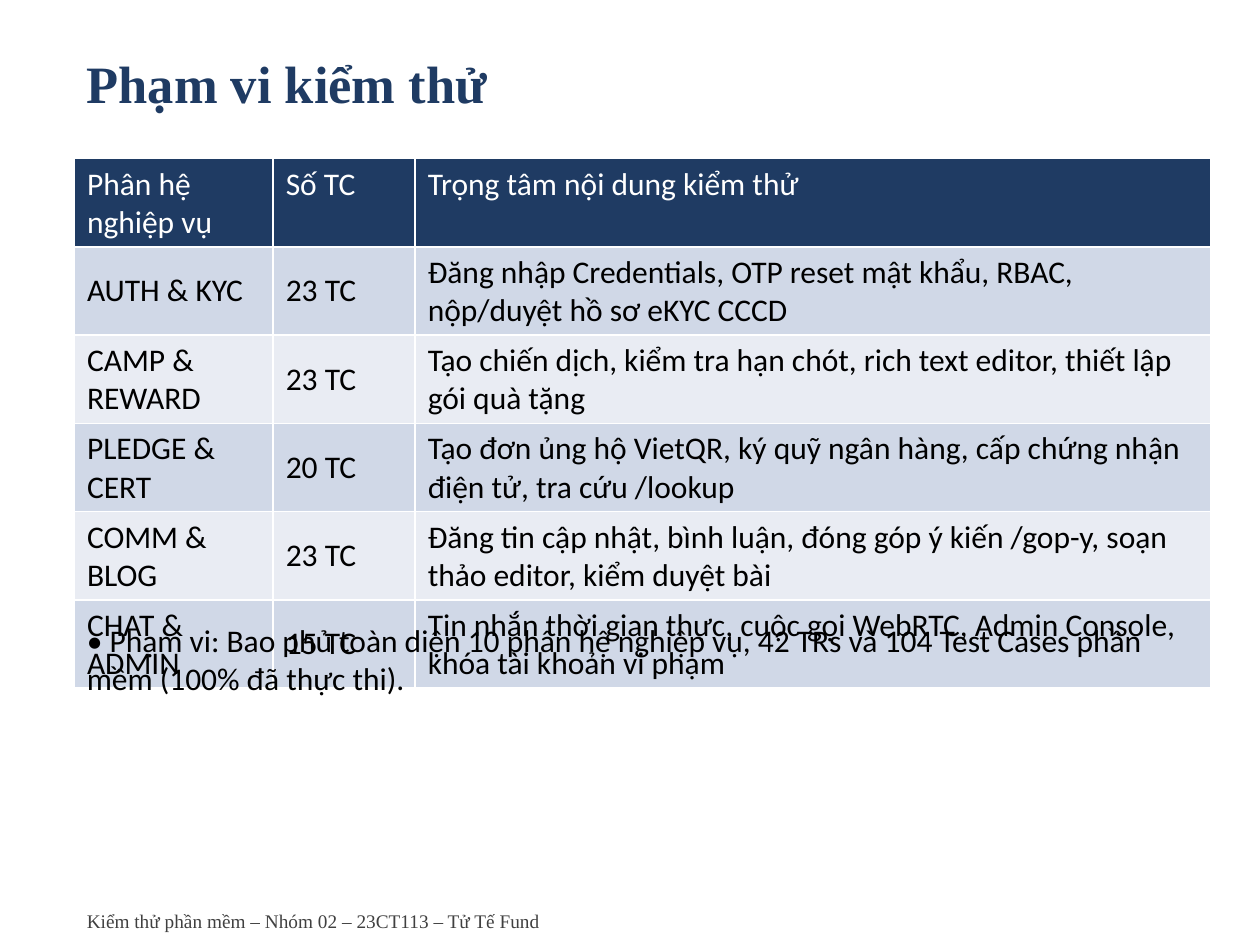
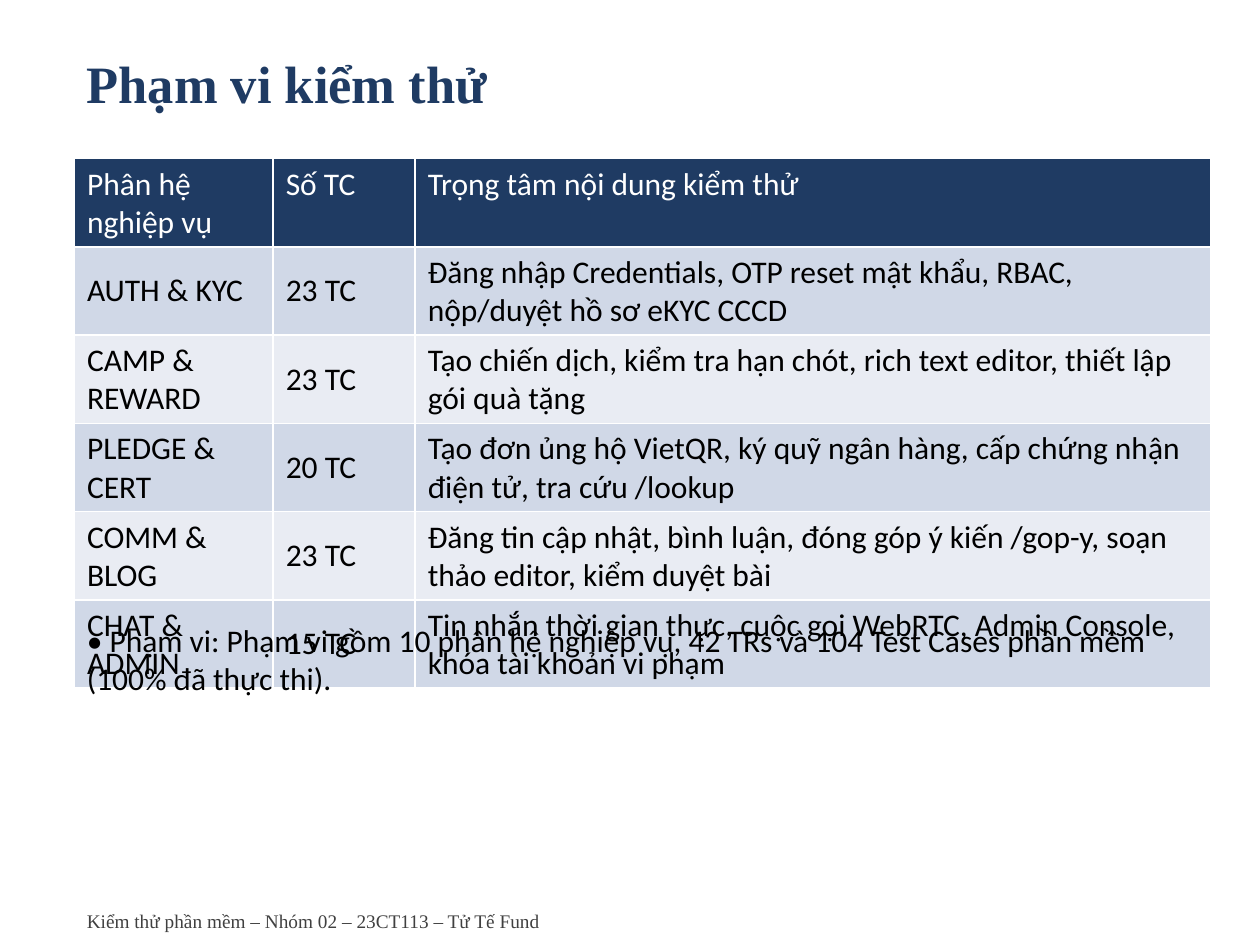
Before and after one commit to Escanor292/test, a slide deck: slide 4 of 23CT113_Nhom02_NenTangCrowdfunding(TuTeFund)/Word+ppt Báo Cáo/Ppt Báo cáo Nhóm 2 - 23CT113.pptx. Drawn at 1260x945 pixels with LibreOffice and Linux fonts; fonts in the diff are those of the drawing. Boxes give left, top, right and bottom in pixels: in the first picture for what was removed or moved away, otherwise in the second. Text is boxed around its words. In the diff, an @@ line names an element or a change of style, - is before the commit and + after.

```diff
--- a/23CT113_Nhom02_NenTangCrowdfunding(TuTeFund)/Word+ppt Báo Cáo/Ppt Báo cáo Nhóm 2 - 23CT113.pptx
+++ b/23CT113_Nhom02_NenTangCrowdfunding(TuTeFund)/Word+ppt Báo Cáo/Ppt Báo cáo Nhóm 2 - 23CT113.pptx
@@ text at (87, 626, 1145, 698): text changed @@
-• Phạm vi: Bao phủ toàn diện 10 phân hệ nghiệp vụ, 42 TRs và 104 Test Cases phần mềm (100% đã thực thi).
+• Phạm vi: Phạm vi gồm 10 phân hệ nghiệp vụ, 42 TRs và 104 Test Cases phần mềm (100% đã thực thi).
```
Also in this commit, not shown: 2 other slides changed, 5 other files.
